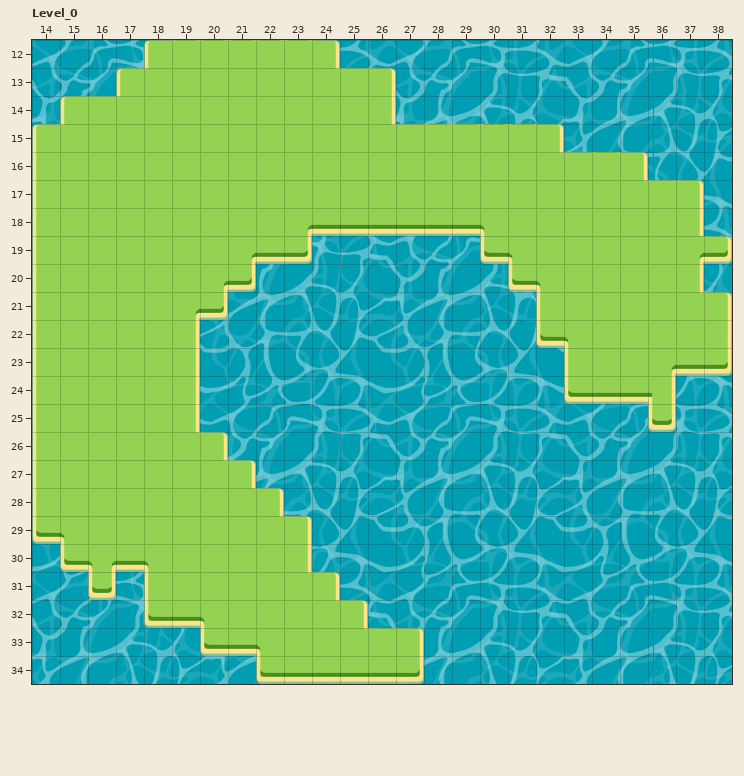
One commit to this LDtk project: assets/levels/test.ldtk. Above, as it was before the edit.
Cells are 100x100 px. Shown: Level_0 x 14..38, y 12..34.
After the commit:
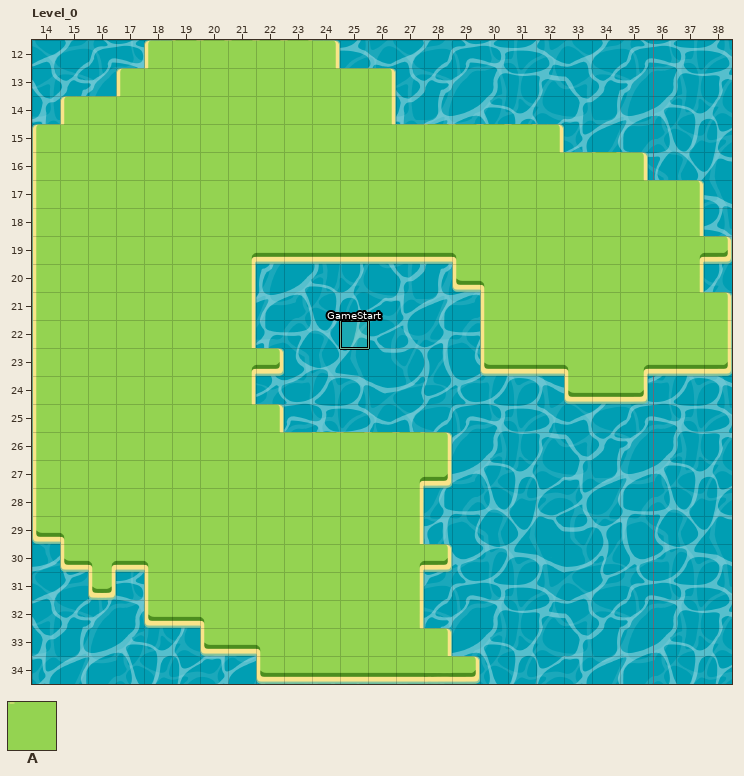
Key: from "Islands": A 1 "Ground".
_ is an empty cell, . an unchanged one.
Objects are placed by their top-left corner, in cells (3,4 is the top-left corner of cell 3,4); size is 1x1 cell unless given.
Log entry: start of game, plus first quest trigger
Diff:
--- layer "Islands"
@@ x 20..36 @@
-19 ....______.......
-20 .........__......
-21 ._........__.....
-22 __........__.....
-23 ___.......___....
-24 __..............A
-25 ___.............A
-26 .________........
-27 .._______........
-28 ..._____.........
-29 ....____.........
-30 ...._____........
-31 .....___.........
-32 ......__.........
-33 ........_........
-34 ........__.......
+19 ....AAAAAA.......
+20 .........AA......
+21 .A........AA.....
+22 AA........AA.....
+23 AAA.......AAA....
+24 AA.............._
+25 AAA............._
+26 .AAAAAAAA........
+27 ..AAAAAAA........
+28 ...AAAAA.........
+29 ....AAAA.........
+30 ....AAAAA........
+31 .....AAA.........
+32 ......AA.........
+33 ........A........
+34 ........AA.......
--- layer "Entities" (added)
+"GameStart" rectangle at 25,22
